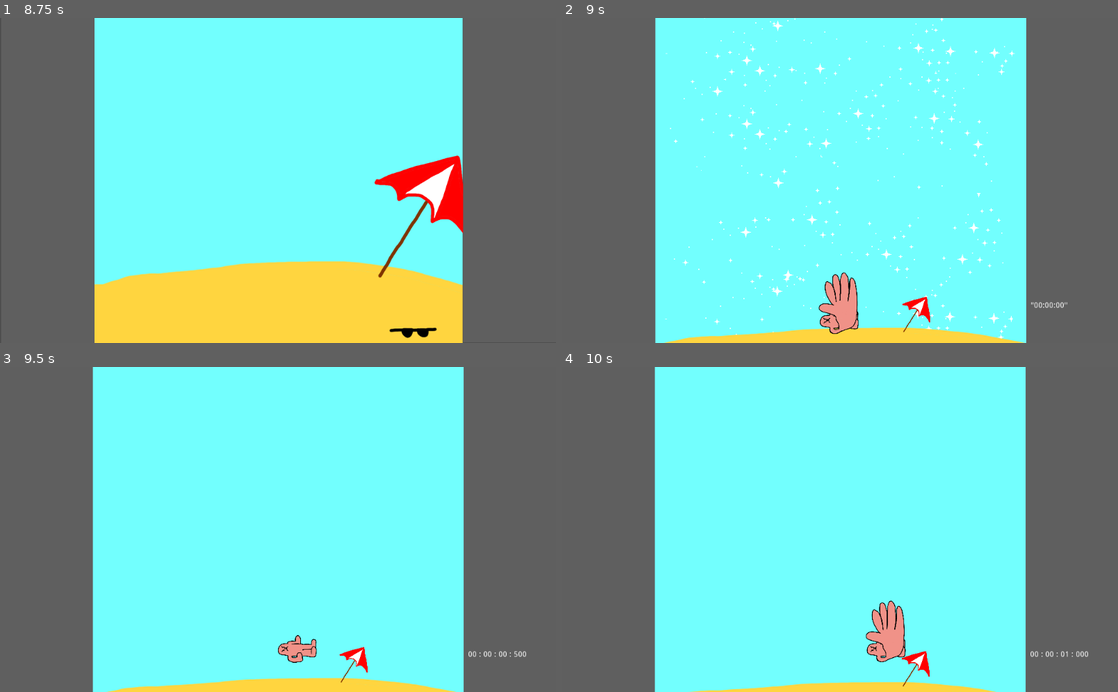
Above: before the commit, frames 1-4 (two rows, left to right).
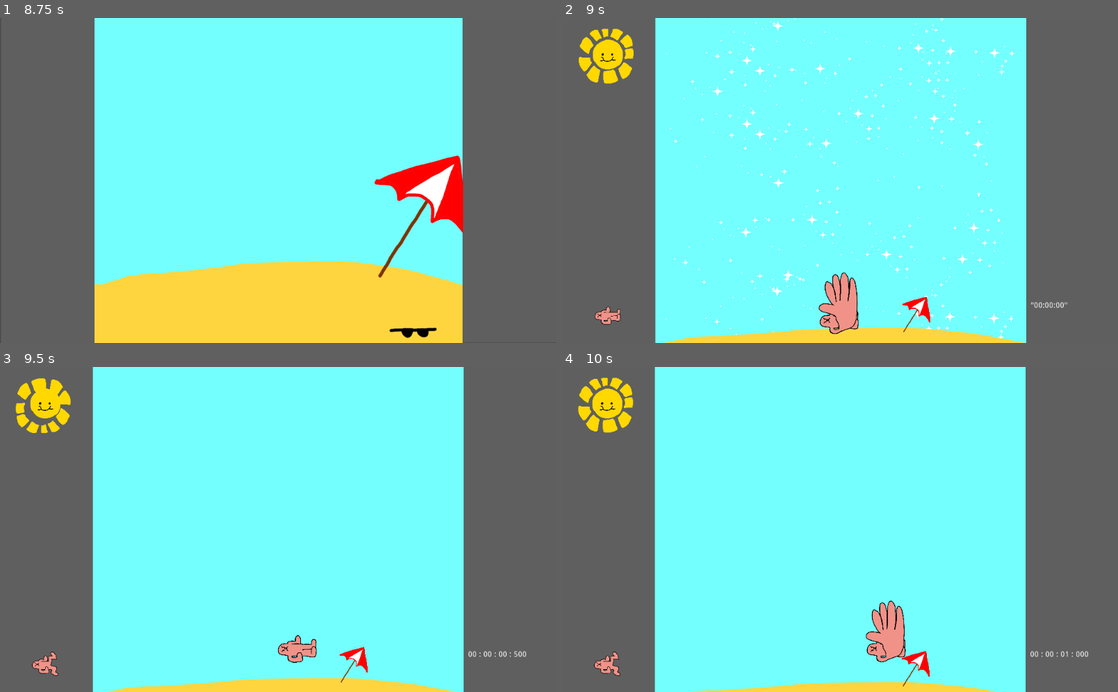
Above: after the commit, the same moments.

Repository: whenbellstoll/KillTheSun
Game: Godot game, scene res://Opening.tscn
Two runs of this game, one before a commit and one after it. Both use one fixed random seed, a clock stepped at 60 frames per second and the inputs below.
Inputs:
- Up to frame 1 (8.75 s): hold Right (move_right) 0.53-2.03 s; tap Space (slap) at 0.6, 1.35, 2.1, 2.85, 3.5, 3.6, 4.35, 5.1, 5.85, 6.6, 7.35, 8.1 s; hold Left (move_left) 2.03-2.78 s; tap Enter at 2.75, 6.5 s; hold Right (move_right) 2.78-4.28 s; hold Left (move_left) 4.28-5.03 s; hold Right (move_right) 5.03-5.78 s; hold Left (move_left) 5.78-7.28 s; hold Right (move_right) from 7.28 s (still down)
- Up to frame 2 (9 s): keep holding Right (move_right); tap Space (slap) at 8.75, 8.85 s
- Up to frame 3 (9.5 s): keep holding Right (move_right)
- Up to frame 4 (10 s): release Right (move_right) at 9.53 s; hold Left (move_left) from 9.53 s (still down); tap Space (slap) at 9.6 s

Frame 1 is identical in both runs. In frame 2, 1.2% of the frame differs, in the area x 3-13%, y 3-95%; in frame 3, 1.2%; in frame 4, 1.3%, in the area x 2-13%, y 3-96%.

Commit message:
Progress Bar

Diff:
--- a/Game.tscn
+++ b/Game.tscn
@@ -9,6 +9,8 @@
 [ext_resource path="res://Art/Umbrella.png" type="Texture" id=7]
 [ext_resource path="res://Art/SandFloor.png" type="Texture" id=8]
 [ext_resource path="res://Art/ParallaxBackground.png" type="Texture" id=9]
+[ext_resource path="res://Art/Player1.png" type="Texture" id=10]
+[ext_resource path="res://Art/Player2.png" type="Texture" id=11]
 
 [sub_resource type="GDScript" id=2]
 resource_name = "PlayerTracker"
@@ -22,6 +24,87 @@
 "
 
 [sub_resource type="AnimatedTexture" id=3]
+
+[sub_resource type="GDScript" id=9]
+resource_name = "ProgressBar"
+script/source = "extends Sprite
+
+const start : Vector2 = Vector2(-428,245)
+const end : Vector2 = Vector2(-428,-195)
+
+onready var player = get_node(\"../../Player\")
+
+func _ready():
+	$ManHUD.play(\"ManRun\")
+	$SunHUD.play(\"SunRotate\")
+	print(\"akdgbakjbg\");
+
+func _process(delta):
+	self.position = lerp(start, end, player.distance / player.END_DISTANCE)
+"
+
+[sub_resource type="Animation" id=10]
+resource_name = "ManRun"
+length = 0.6
+loop = true
+tracks/0/type = "value"
+tracks/0/path = NodePath(".:texture")
+tracks/0/interp = 1
+tracks/0/loop_wrap = true
+tracks/0/imported = false
+tracks/0/enabled = true
+tracks/0/keys = {
+"times": PoolRealArray( 0, 0.3 ),
+"transitions": PoolRealArray( 1, 1 ),
+"update": 1,
+"values": [ ExtResource( 10 ), ExtResource( 11 ) ]
+}
+
+[sub_resource type="Animation" id=11]
+length = 0.001
+tracks/0/type = "value"
+tracks/0/path = NodePath(".:texture")
+tracks/0/interp = 1
+tracks/0/loop_wrap = true
+tracks/0/imported = false
+tracks/0/enabled = true
+tracks/0/keys = {
+"times": PoolRealArray( 0 ),
+"transitions": PoolRealArray( 1 ),
+"update": 0,
+"values": [ ExtResource( 10 ) ]
+}
+
+[sub_resource type="Animation" id=12]
+length = 0.001
+tracks/0/type = "value"
+tracks/0/path = NodePath("../Sun/Rays:rotation_degrees")
+tracks/0/interp = 1
+tracks/0/loop_wrap = true
+tracks/0/imported = false
+tracks/0/enabled = true
+tracks/0/keys = {
+"times": PoolRealArray( 0 ),
+"transitions": PoolRealArray( 1 ),
+"update": 0,
+"values": [ 0.0 ]
+}
+
+[sub_resource type="Animation" id=13]
+resource_name = "SunRotate"
+loop = true
+tracks/0/type = "value"
+tracks/0/path = NodePath("../Sun/Rays:rotation_degrees")
+tracks/0/interp = 1
+tracks/0/loop_wrap = true
+tracks/0/imported = false
+tracks/0/enabled = true
+tracks/0/keys = {
+"times": PoolRealArray( 0, 1 ),
+"transitions": PoolRealArray( 1, 1 ),
+"update": 0,
+"values": [ 0.0, 360.0 ]
+}
 
 [sub_resource type="GDScript" id=8]
 script/source = "extends Label
@@ -101,7 +184,7 @@
 script = SubResource( 2 )
 
 [node name="LeftMargin" type="Sprite" parent="PlayerTracker"]
-modulate = Color( 0.372549, 0.372549, 0.372549, 1 )
+self_modulate = Color( 0.372549, 0.372549, 0.372549, 1 )
 position = Vector2( -426, 0 )
 scale = Vector2( 171.537, 604.775 )
 texture = ExtResource( 2 )
@@ -110,6 +193,29 @@
 [node name="StaticBody2D" parent="PlayerTracker/LeftMargin" instance=ExtResource( 3 )]
 visible = false
 scale = Vector2( 0.0497176, 0.049926 )
+
+[node name="Sun" type="Sprite" parent="PlayerTracker"]
+position = Vector2( -431, -229 )
+scale = Vector2( 0.1, 0.1 )
+texture = ExtResource( 6 )
+
+[node name="Rays" type="Sprite" parent="PlayerTracker/Sun"]
+texture = ExtResource( 5 )
+
+[node name="Man" type="Sprite" parent="PlayerTracker"]
+position = Vector2( -428, 245 )
+rotation = -1.5708
+scale = Vector2( 0.1, 0.1 )
+texture = ExtResource( 10 )
+script = SubResource( 9 )
+
+[node name="ManHUD" type="AnimationPlayer" parent="PlayerTracker/Man"]
+anims/ManRun = SubResource( 10 )
+anims/RESET = SubResource( 11 )
+
+[node name="SunHUD" type="AnimationPlayer" parent="PlayerTracker/Man"]
+anims/RESET = SubResource( 12 )
+anims/SunRotate = SubResource( 13 )
 
 [node name="RightMargin" type="Sprite" parent="PlayerTracker"]
 modulate = Color( 0.372549, 0.372549, 0.372549, 1 )
Not shown: 1 places in Game.tscn that only renumber resources
